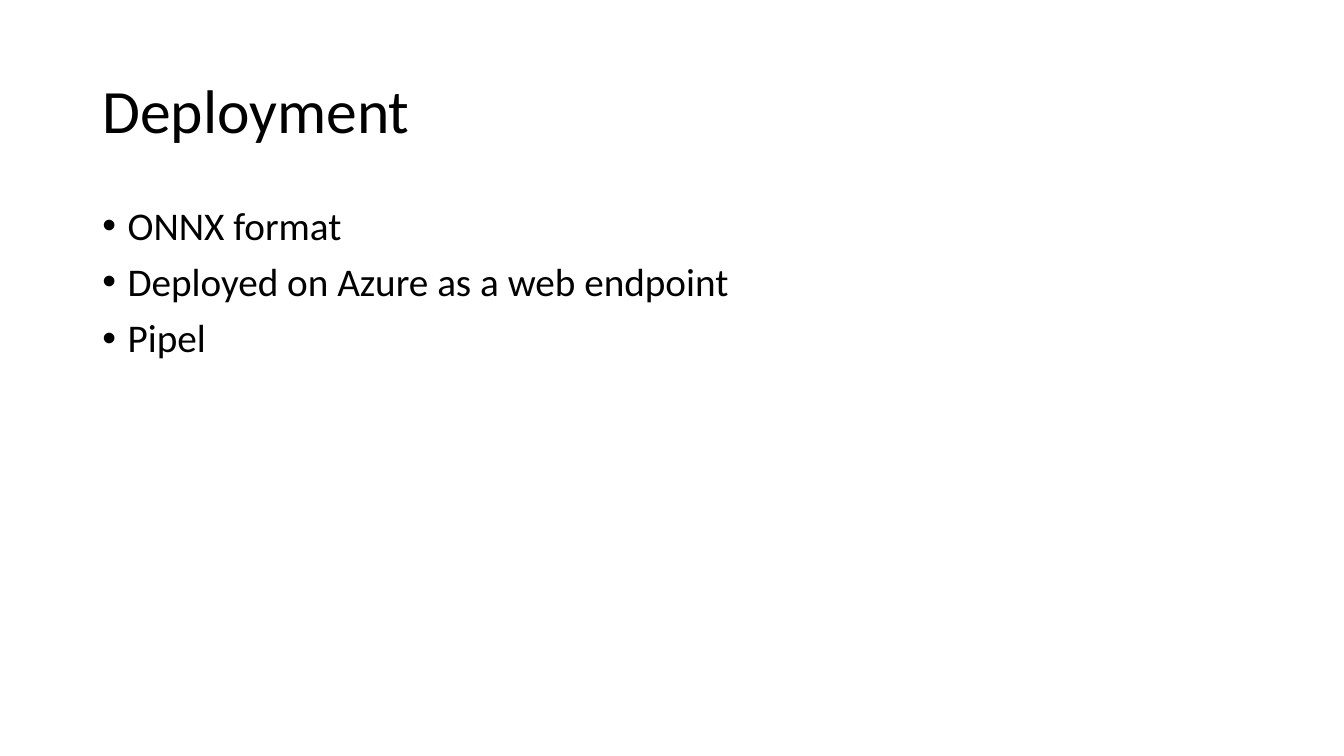
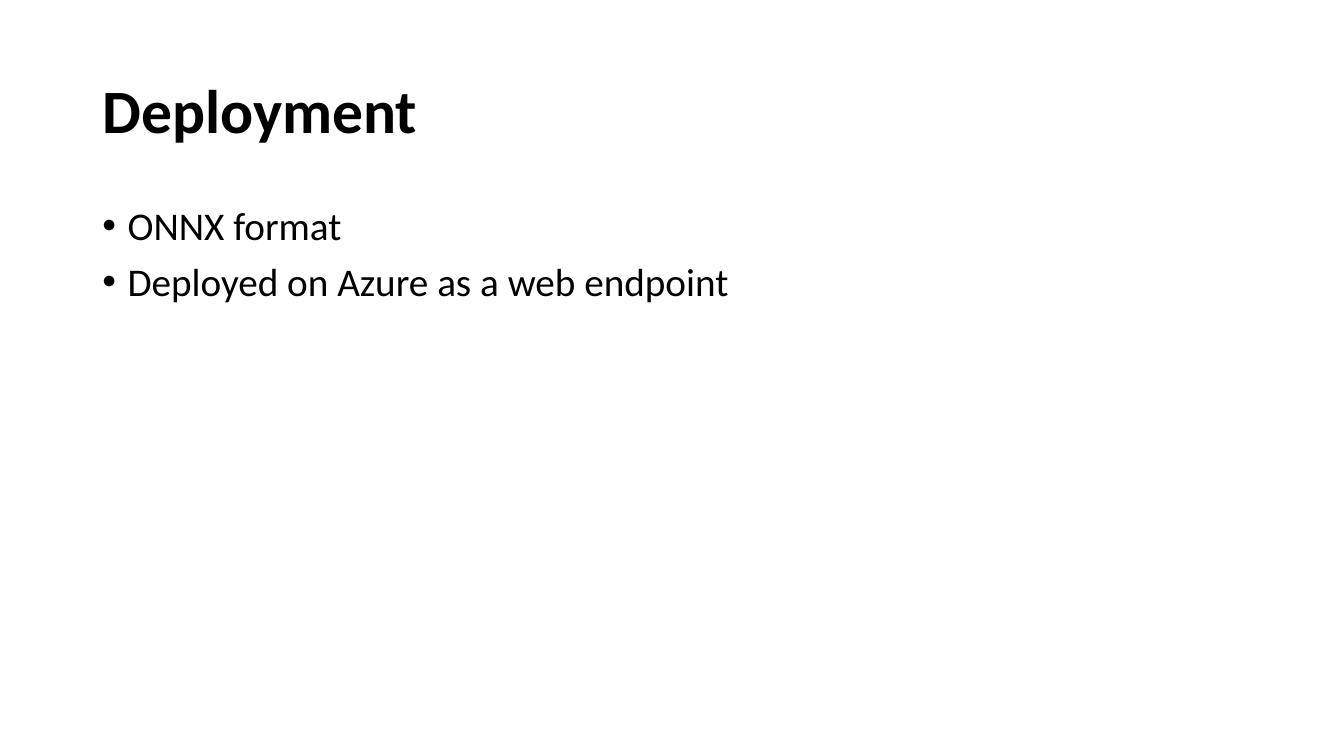
Before and after one commit to siddharthsingh89/iith-smai-project, a slide deck: slide 10 of presentation/smai_presentation.pptx (slide 7 before the commit). Drawn at 1344x756 pixels with LibreOffice and Linux fonts; fonts in the diff are those of the drawing. Boxes give left, top, right and bottom in pixels: in the first picture for what was removed or moved away, otherwise in the second. Text is boxed around its words. In the diff, an @@ line names an element or a change of style, - is before the commit and + after.

```diff
--- a/presentation/smai_presentation.pptx
+++ b/presentation/smai_presentation.pptx
@@ title "Deployment" at bbox=[102, 89, 417, 143]: bold on @@
@@ text at bbox=[128, 324, 206, 359]: paragraph removed @@
-• Pipel
```
Also in this commit, not shown: 5 other slides changed, 4 slides added.
